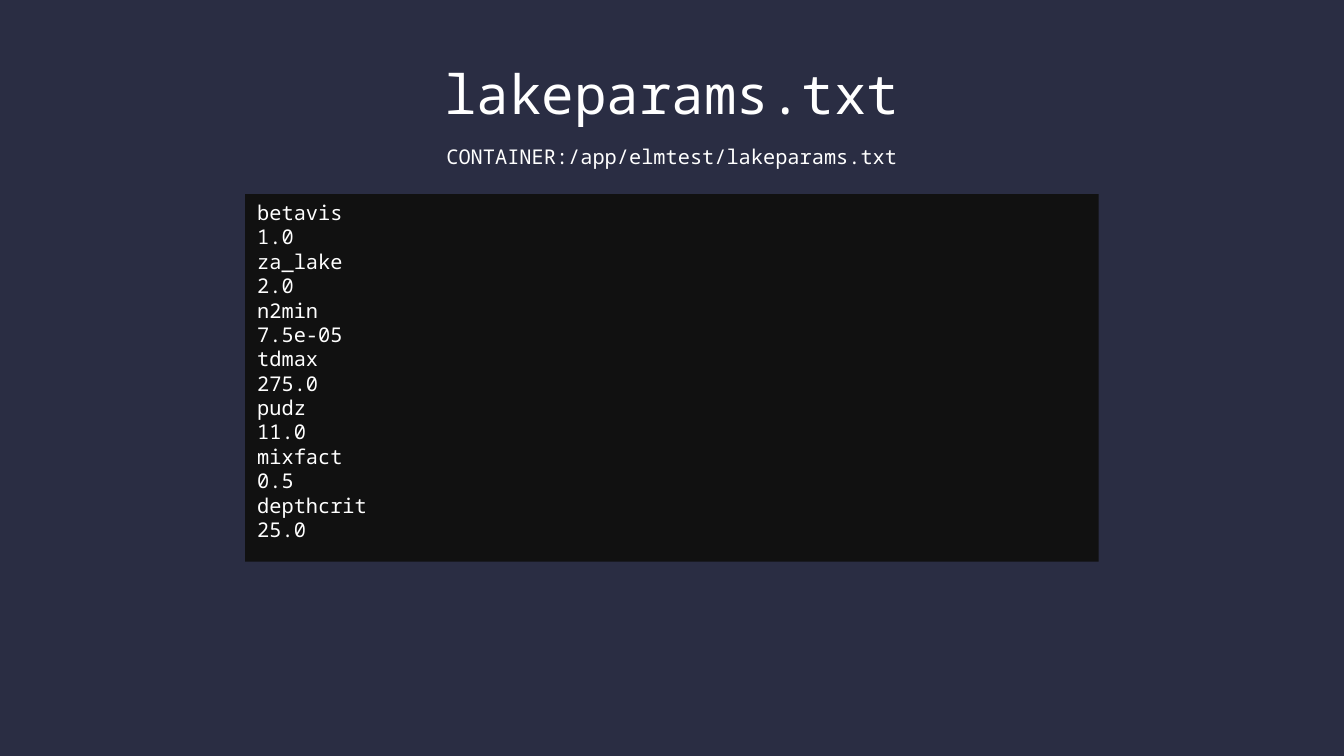
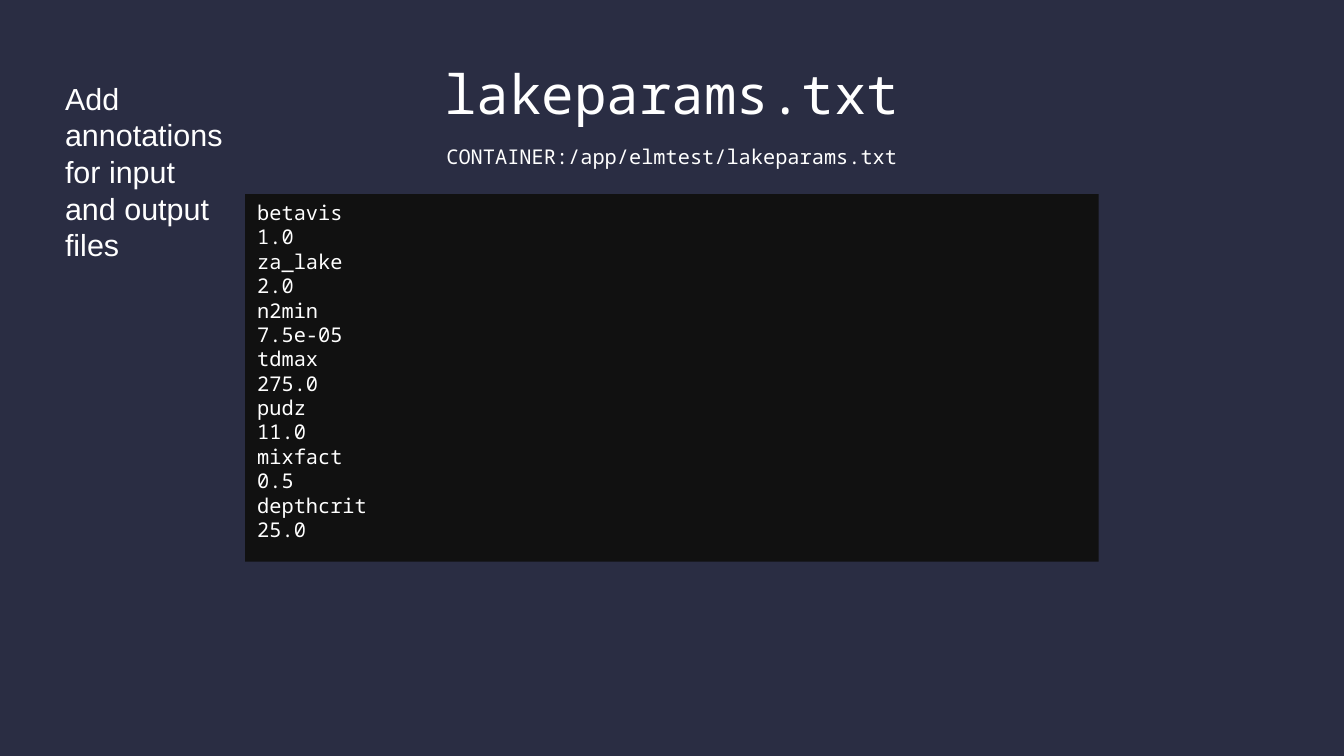
Before and after one commit to SamAllen06/lake_temp_work, a slide deck: slide 5 of documentation/lake_temperature.odp. Drawn at 1344x756 pixels with LibreOffice and Linux fonts; fonts in the diff are those of the drawing. Boxes give left, top, right and bottom in pixels: in the first picture for what was removed or moved away, otherwise in the second. Text is boxed around its words. In the diff, an @@ line names an element or a change of style, - is before the commit and + after.

Commit message:
Start working towards netcdf output plugin

```diff
--- a/documentation/lake_temperature.odp
+++ b/documentation/lake_temperature.odp
@@ text added at (x1=65, y1=88, x2=223, y2=257), 18 pt, text #FFFFFF @@
+Add annotations for input and output files
```
Also in this commit, not shown: 14 other slides changed, 1 slide added, 1 slide removed, 4 other files.
